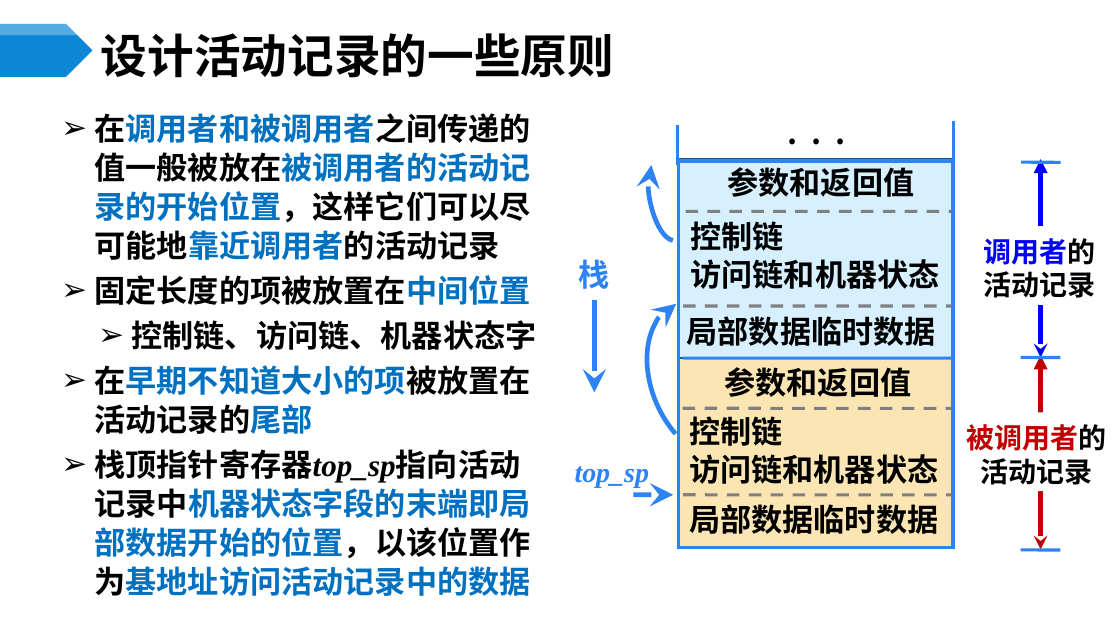
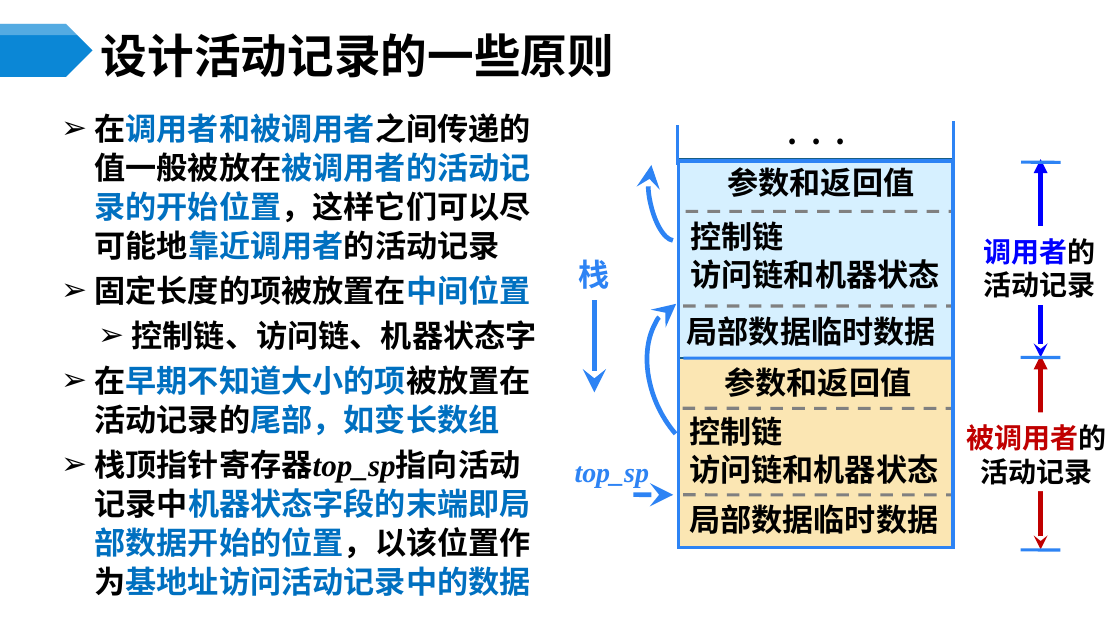
Before and after one commit to ponder-j/HIT-Compilers-Notes, a slide deck: slide 27 of ppts/第7章 运行存储分配.pptx. Drawn at 1120x630 pixels with LibreOffice and Linux fonts; fonts in the diff are those of the drawing. Boxes give left, top, right and bottom in pixels: in the first picture for what was removed or moved away, otherwise in the second. Text is boxed around its words. In the diff, an @@ line names an element or a change of style, - is before the commit and + after.

```diff
--- a/ppts/第7章 运行存储分配.pptx
+++ b/ppts/第7章 运行存储分配.pptx
@@ text at (94, 365, 530, 435): text changed @@
-➢ 在早期不知道大小的项被放置在活动记录的尾部
+➢ 在早期不知道大小的项被放置在活动记录的尾部，如变长数组
```
Also in this commit, not shown: 10 other slides changed, 2 slides added, 4 slides removed, 5 other files.
